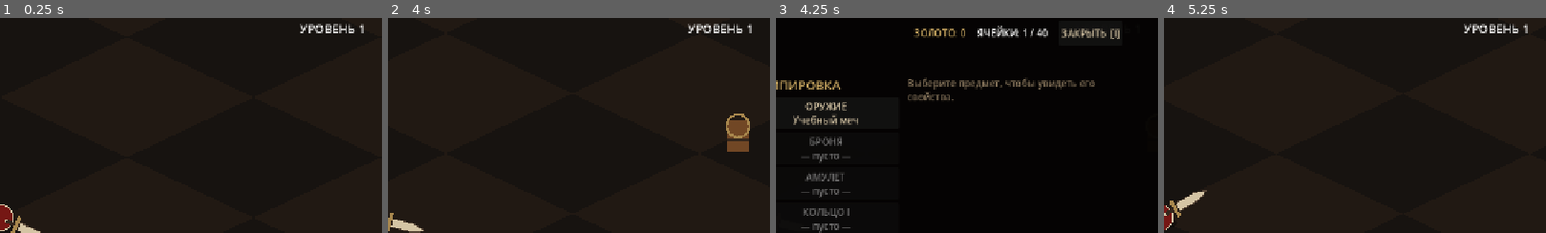
Above: before the commit, frames 1-4 (left to right).
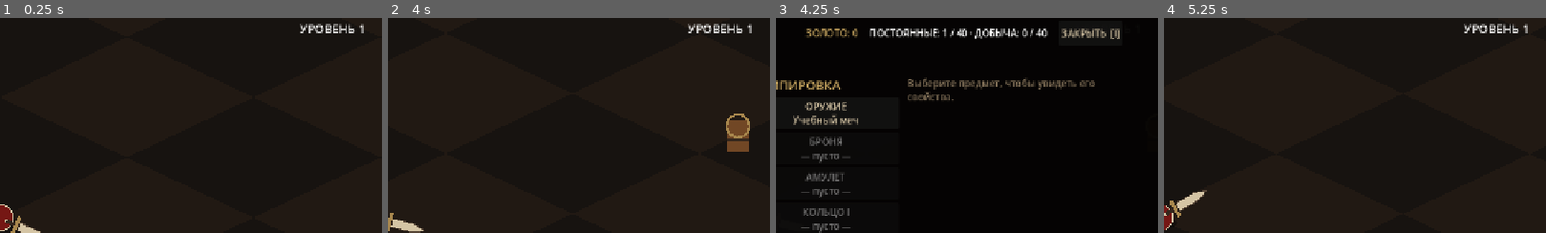
Above: after the commit, the same moments.

Repository: lollydragon666/testgame
Game: Godot game, scene res://scenes/expeditions/expedition.tscn
Same seed, same stepped clock (60 frames per second), same inputs: the game is played once before the commit and once after it. This scene is started directly instead of the project's main scene.
Inputs (mouse positions are % of the whole screen's width and height, from its top left):
- Up to frame 1 (0.25 s): no input
- Up to frame 2 (4 s): tap Enter at 0.5 s; move the mouse to (72, 45) at 0.52 s; hold D (move_right) 0.53-1.28 s; click (72, 45) at 0.6 s; move the mouse to (30, 55) at 1.27 s; hold S (move_down) 1.28-2.03 s; right-click (30, 55) at 1.35 s; move the mouse to (60, 28) at 2.02 s; hold D (move_right) 2.03-2.78 s; tap Space (dash) at 2.1 s; move the mouse to (45, 70) at 2.77 s; hold W (move_up) 2.78-3.53 s; tap E (interact) at 2.85 s; move the mouse to (80, 65) at 3.52 s; hold A (move_left) from 3.53 s (still down); tap 2 (quick_slot_2) at 3.6 s
- Up to frame 3 (4.25 s): keep holding A (move_left); tap I (toggle_inventory) at 4.15 s
- Up to frame 4 (5.25 s): move the mouse to (20, 35) at 4.27 s; tap 3 (quick_slot_3) at 4.35 s; release A (move_left) at 5 s; click "ЗАКРЫТЬ [I]" at 5 s
The pictures show only the part of the screen within x 50-100%, y 4-54%; the shares and areas given below are measured in that part.

Frames 1-2 are identical in both runs. In frame 3, 1.7% of the frame differs, in the area x 8-72%, y 3-10%; in frame 4, nothing differs.

Commit message:
feat: support temporary equipment and consumables

Diff:
--- a/scripts/app/game_session.gd
+++ b/scripts/app/game_session.gd
@@ -45,7 +45,8 @@
 func _sync_inventory_profile() -> void:
 	profile.inventory_items = inventory.serialized_items()
 	profile.equipped_items = inventory.serialized_equipment()
-	var weapon := inventory.equipped_item(ItemEnums.EquipmentSlot.WEAPON)
+	var weapon_id := String(profile.equipped_items.get(String.num_int64(ItemEnums.EquipmentSlot.WEAPON), ""))
+	var weapon := inventory.permanent_item(weapon_id)
 	profile.selected_weapon_definition_id = weapon.definition_id if weapon != null else &""
 	profile.save_version = PlayerProfile.SAVE_VERSION
 
@@ -117,6 +118,7 @@
 		return false
 	run_inventory.clear()
 	run_context = RunContext.create(inventory.serialized_equipment())
+	inventory.attach_run_inventory(run_inventory, run_context.starting_equipment)
 	return true
 
 func select_expedition(location_id: StringName, tier: int) -> bool:
--- a/scripts/items/inventory_service.gd
+++ b/scripts/items/inventory_service.gd
@@ -14,6 +14,8 @@
 var game_content: GameContent
 var item_factory := ItemFactory.new()
 var _items: Array[ItemInstance] = []
+var _run_inventory: RunInventoryService
+var _starting_permanent_equipment: Dictionary = {}
 var _equipped_items: Dictionary = {}
 var _consumable_cooldowns: Dictionary[ItemEnums.EquipmentSlot, float] = {}
 var _consumable_handler: Callable
@@ -28,6 +30,33 @@
 
 func configure_consumable_handler(handler: Callable) -> void:
 	_consumable_handler = handler
+
+func attach_run_inventory(storage: RunInventoryService, starting_equipment: Dictionary) -> void:
+	if _run_inventory == storage:
+		_starting_permanent_equipment = starting_equipment.duplicate(true)
+		return
+	if _run_inventory != null and _run_inventory.run_inventory_changed.is_connected(_on_run_inventory_changed):
+		_run_inventory.run_inventory_changed.disconnect(_on_run_inventory_changed)
+	_run_inventory = storage
+	_starting_permanent_equipment = starting_equipment.duplicate(true)
+	if _run_inventory != null:
+		_run_inventory.run_inventory_changed.connect(_on_run_inventory_changed)
+	_emit_inventory_changed()
+
+func detach_run_inventory() -> void:
+	if _run_inventory != null and _run_inventory.run_inventory_changed.is_connected(_on_run_inventory_changed):
+		_run_inventory.run_inventory_changed.disconnect(_on_run_inventory_changed)
+	_run_inventory = null
+	_starting_permanent_equipment.clear()
+	# Remove dangling references to discarded run items.
+	for slot in _equipped_items:
+		if _find_permanent_item(String(_equipped_items[slot])) == null:
+			_equipped_items[slot] = ""
+	_emit_inventory_changed()
+	equipment_changed.emit()
+
+func _on_run_inventory_changed() -> void:
+	_emit_inventory_changed()
 
 func begin_transaction() -> void:
 	_transaction_depth += 1
@@ -252,7 +281,9 @@
 func remove_item(instance_id: String, quantity := 1) -> bool:
 	if quantity <= 0:
 		return false
-	var item := find_item(instance_id)
+	var item := _find_permanent_item(instance_id)
+	if item == null and _run_inventory != null:
+		return _run_inventory.remove_item(instance_id, quantity)
 	if item == null or quantity > item.quantity:
 		return false
 	if quantity == item.quantity and _is_instance_equipped(instance_id):
@@ -265,17 +296,32 @@
 	return true
 
 func find_item(instance_id: String) -> ItemInstance:
+	var permanent_item := _find_permanent_item(instance_id)
+	if permanent_item != null:
+		return permanent_item
+	return _run_inventory.find_item(instance_id) if _run_inventory != null else null
+
+func _find_permanent_item(instance_id: String) -> ItemInstance:
 	for item in _items:
 		if item.instance_id == instance_id:
 			return item
 	return null
 
+func permanent_item(instance_id: String) -> ItemInstance:
+	return _find_permanent_item(instance_id)
+
+func is_run_item(instance_id: String) -> bool:
+	return _run_inventory != null and _run_inventory.has_item(instance_id)
+
 func get_items() -> Array[ItemInstance]:
-	return _items.duplicate()
+	var result := _items.duplicate()
+	if _run_inventory != null:
+		result.append_array(_run_inventory.get_items())
+	return result
 
 func get_items_by_type(item_type: ItemEnums.ItemType) -> Array[ItemInstance]:
 	var result: Array[ItemInstance] = []
-	for item in _items:
+	for item in get_items():
 		var definition := game_content.item(item.definition_id)
 		if definition != null and definition.item_type == item_type:
 			result.append(item)
@@ -338,11 +384,22 @@
 func serialized_equipment() -> Dictionary:
 	var result := {}
 	for slot in _equipped_items:
-		result[String.num_int64(slot)] = String(_equipped_items[slot])
+		var key := String.num_int64(slot)
+		var instance_id := String(_equipped_items[slot])
+		if _find_permanent_item(instance_id) == null:
+			var starting_id := String(_starting_permanent_equipment.get(key, ""))
+			instance_id = starting_id if _find_permanent_item(starting_id) != null else ""
+		result[key] = instance_id
 	return result
 
 func inventory_size() -> int:
+	return _items.size() + (_run_inventory.item_count() if _run_inventory != null else 0)
+
+func permanent_inventory_size() -> int:
 	return _items.size()
+
+func run_inventory_size() -> int:
+	return _run_inventory.item_count() if _run_inventory != null else 0
 
 func use_consumable_slot(slot: ItemEnums.EquipmentSlot) -> bool:
 	if slot != ItemEnums.EquipmentSlot.CONSUMABLE_2 and slot != ItemEnums.EquipmentSlot.CONSUMABLE_3:
@@ -390,6 +447,7 @@
 		consumable_cooldown_changed.emit(slot, 0.0, 0.0)
 
 func clear_for_tests() -> void:
+	detach_run_inventory()
 	_items.clear()
 	_reset_equipment()
 	reset_consumable_runtime()
--- a/scripts/items/shop_service.gd
+++ b/scripts/items/shop_service.gd
@@ -63,6 +63,8 @@
 func can_sell(instance_id: String, quantity := 1) -> bool:
 	if quantity <= 0 or game_content == null or inventory == null or profile == null:
 		return false
+	if inventory.is_run_item(instance_id):
+		return false
 	var item := inventory.find_item(instance_id)
 	if item == null or quantity > item.quantity or inventory.is_equipped(instance_id):
 		return false
@@ -75,6 +77,9 @@
 	)
 
 func sell_item(instance_id: String, quantity := 1) -> bool:
+	if inventory != null and inventory.is_run_item(instance_id):
+		_notify("Добычу можно продать после успешного завершения забега")
+		return false
 	if not can_sell(instance_id, quantity):
 		_notify("Продажа невозможна")
 		return false
--- a/scripts/main.gd
+++ b/scripts/main.gd
@@ -90,6 +90,7 @@
 		run_inventory.configure(GAME_CONTENT)
 	if run_context == null:
 		run_context = RunContext.new()
+	inventory_service.attach_run_inventory(run_inventory, run_context.starting_equipment)
 	world_state = WorldState.new()
 	world_state.name = "WorldState"
 	world_state.configure(WORLD_CONFIG)
@@ -180,6 +181,7 @@
 	if run_context.state != RunContext.RunState.ACTIVE:
 		run_inventory.clear()
 		run_context = RunContext.create(inventory_service.serialized_equipment())
+		inventory_service.attach_run_inventory(run_inventory, run_context.starting_equipment)
 	get_tree().paused = false
 	pending_level_ups = 0
 	current_upgrade_choices.clear()
--- a/scripts/ui/inventory_ui.gd
+++ b/scripts/ui/inventory_ui.gd
@@ -174,7 +174,12 @@
 	if not selected_instance_id.is_empty() and inventory.find_item(selected_instance_id) == null:
 		selected_instance_id = ""
 	gold_label.text = "ЗОЛОТО: %d" % (profile.gold if profile != null else 0)
-	capacity_label.text = "ЯЧЕЙКИ: %d / %d" % [inventory.inventory_size(), InventoryService.CAPACITY]
+	capacity_label.text = "ПОСТОЯННЫЕ: %d / %d · ДОБЫЧА: %d / %d" % [
+		inventory.permanent_inventory_size(),
+		InventoryService.CAPACITY,
+		inventory.run_inventory_size(),
+		RunInventoryService.CAPACITY,
+	]
 	_rebuild_item_grid()
 	_rebuild_equipment()
 	_rebuild_details()
@@ -194,13 +199,15 @@
 		var selected_marker := "◆ " if item.instance_id == selected_instance_id else ""
 		var quantity_text := " ×%d" % item.quantity if item.quantity > 1 else ""
 		var equipped_text := "\n[НАДЕТО]" if inventory.is_equipped(item.instance_id) else ""
-		var item_button := _button("%s%s\n%s · ур. %d%s%s" % [
+		var source_text := "\n[ДОБЫЧА ЗАБЕГА]" if inventory.is_run_item(item.instance_id) else ""
+		var item_button := _button("%s%s\n%s · ур. %d%s%s%s" % [
 			selected_marker,
 			ItemRarityPresentation.display_name(item, definition),
 			ItemRarityPresentation.rarity_name(item.rarity),
 			item.item_level,
 			quantity_text,
 			equipped_text,
+			source_text,
 		])
 		item_button.add_theme_color_override("font_color", ItemRarityPresentation.color(item.rarity))
 		item_button.custom_minimum_size = Vector2(116.0, 78.0)
@@ -240,6 +247,7 @@
 		"[color=#%s]%s[/color] · %s" % [rarity_color, ItemRarityPresentation.rarity_name(item.rarity), ItemEnums.item_type_name(definition.item_type)],
 		"Уровень предмета: %d" % item.item_level,
 		"Количество: %d" % item.quantity,
+		"[color=#d49a3a]ВРЕМЕННАЯ ДОБЫЧА ЗАБЕГА[/color]" if inventory.is_run_item(item.instance_id) else "[color=#8f7c61]ПОСТОЯННЫЙ ПРЕДМЕТ[/color]",
 		"",
 		definition.description,
 	]
